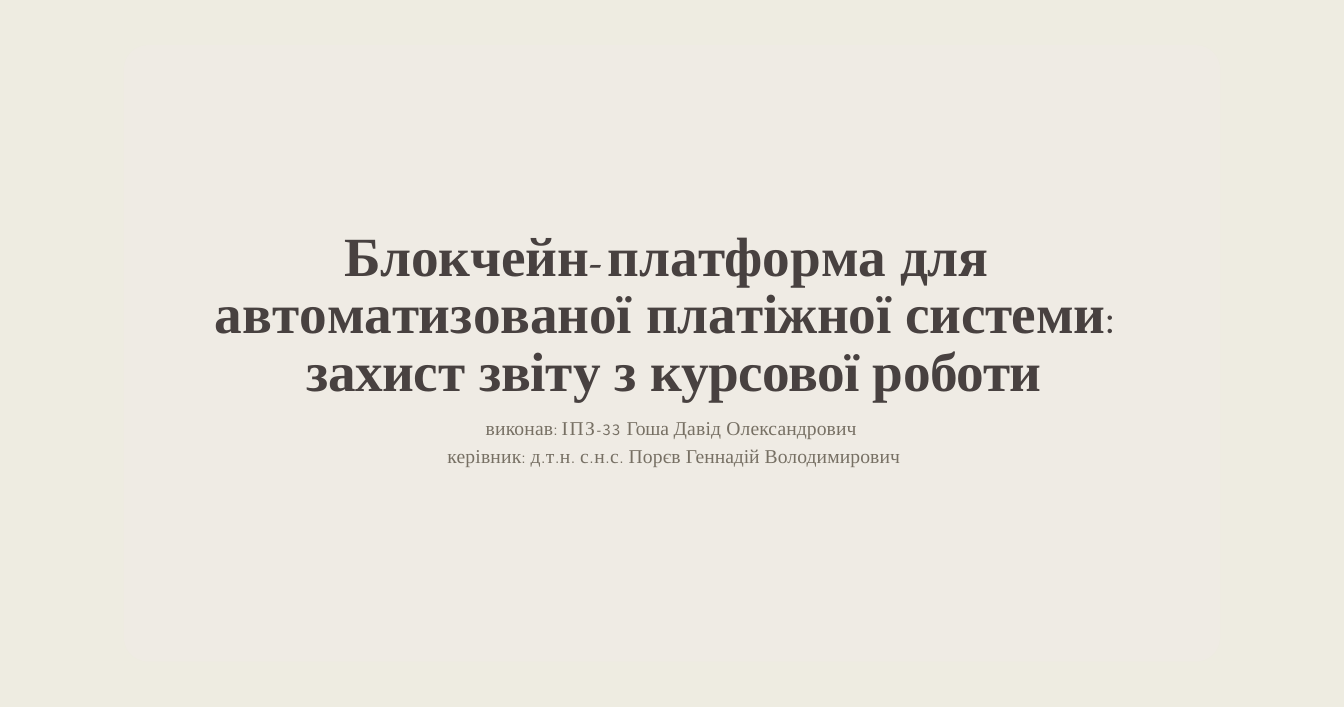
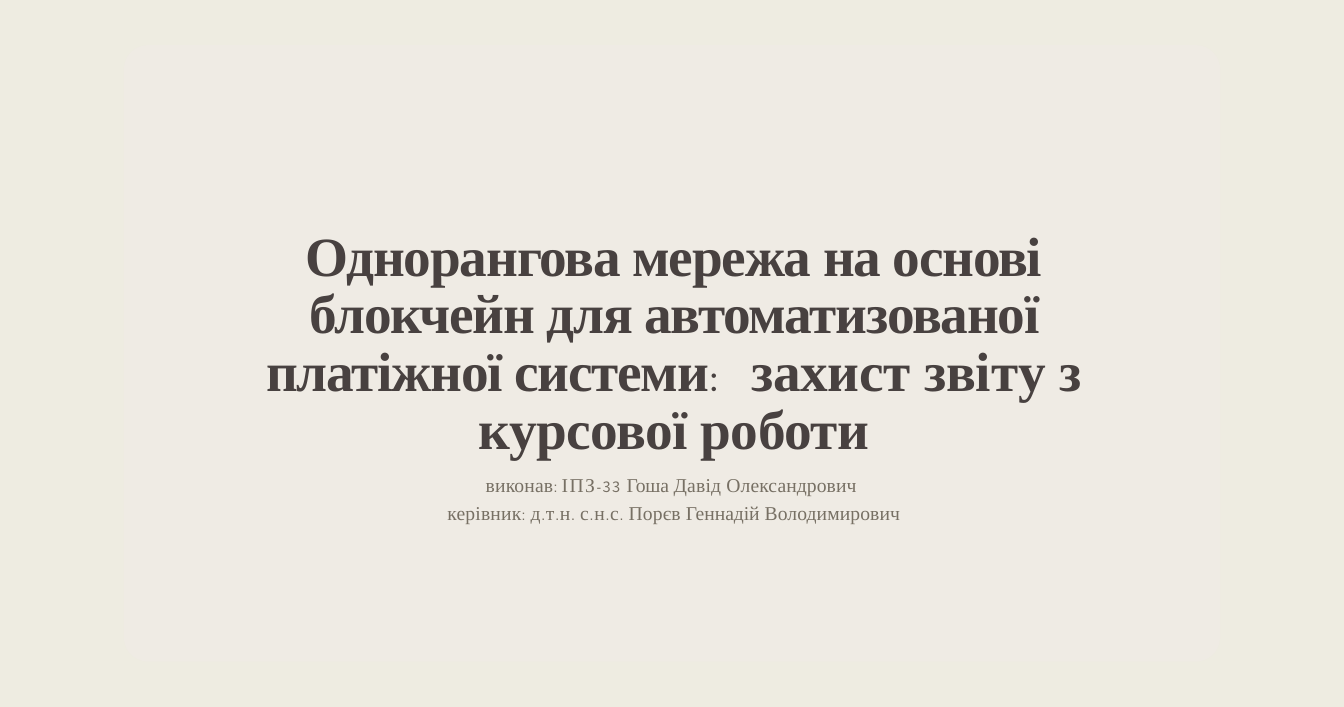
Before and after one commit to Sunr1s/BlockChain, a slide deck: slide 1 of blokchejn-platforma-dlya-avtomatizovanoyi-platizhnoyi-sistemi-zahist-zvitu-z-tehnologichnoyi-praktiki-2023-5-30-16-16-39.pptx. Drawn at 1344x707 pixels with LibreOffice and Linux fonts; fonts in the diff are those of the drawing. Boxes give left, top, right and bottom in pixels: in the first picture for what was removed or moved away, otherwise in the second. Text is boxed around its words. In the diff, an @@ line names an element or a change of style, - is before the commit and + after.

```diff
--- a/blokchejn-platforma-dlya-avtomatizovanoyi-platizhnoyi-sistemi-zahist-zvitu-z-tehnologichnoyi-praktiki-2023-5-30-16-16-39.pptx
+++ b/blokchejn-platforma-dlya-avtomatizovanoyi-platizhnoyi-sistemi-zahist-zvitu-z-tehnologichnoyi-praktiki-2023-5-30-16-16-39.pptx
@@ title at (266,237,1082,459): text changed @@
-Блокчейн-платформа для автоматизованої платіжної системи: захист звіту з курсової роботи
+Однорангова мережа на основі блокчейн для автоматизованої платіжної системи: захист звіту з курсової роботи
```
Also in this commit, not shown: 1 other slide changed, 1 other file.
